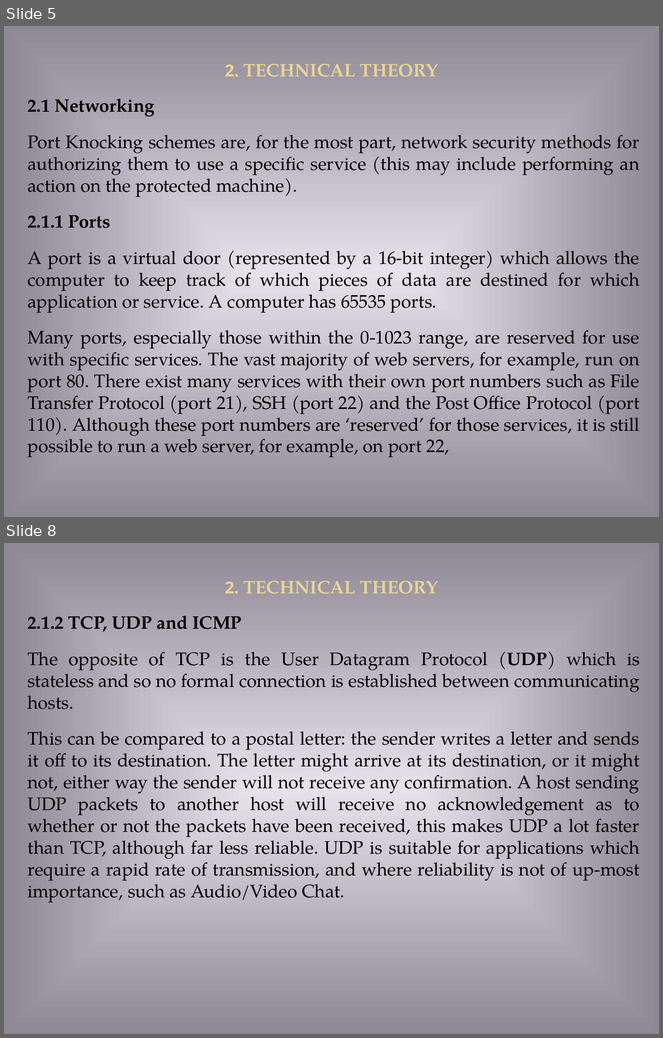
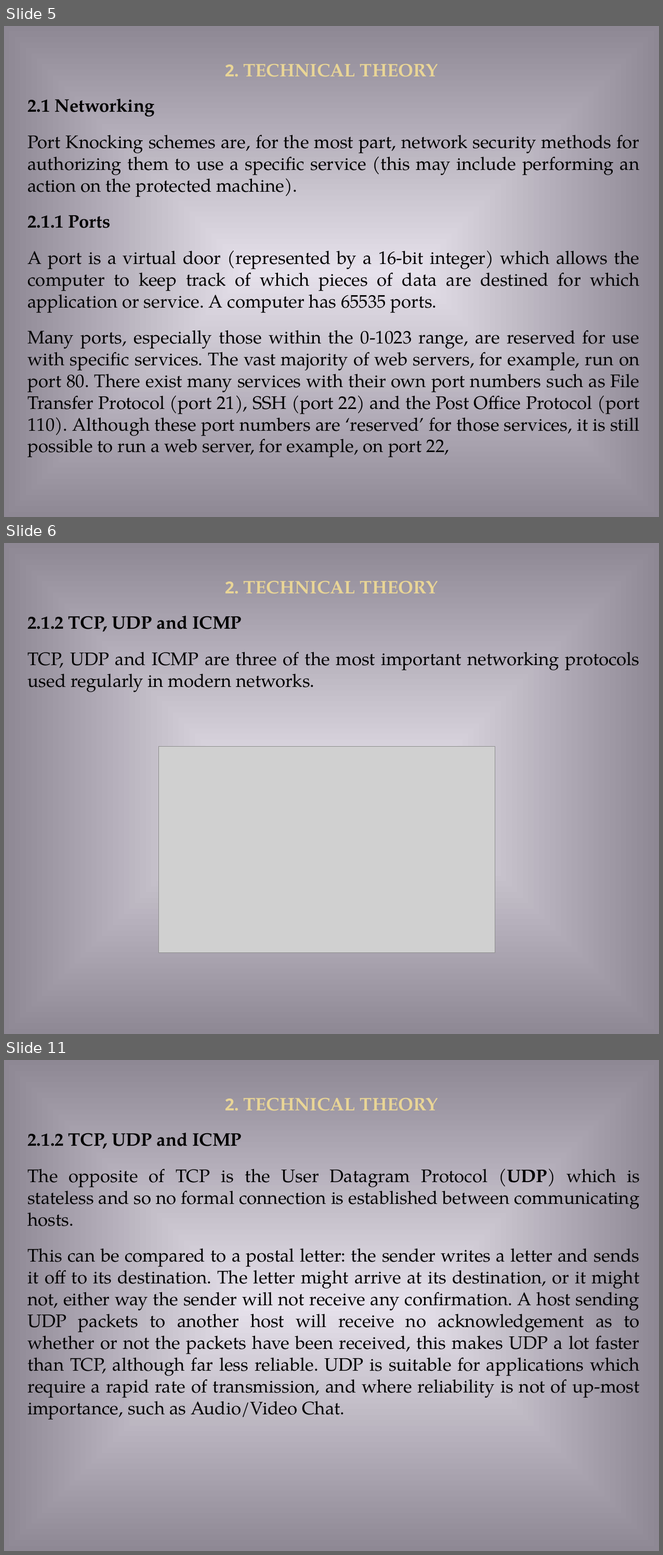
Before and after one commit to ppantelakis/uth_2018a_c_programming_wan_security, a slide deck: Presentation/WAN_SECURITY.ppt. Shown one above the other, each under a label of ours: slides 5 and 8 before the commit, slides 5, 6 and 11 after it; the slides between them are not shown. The pictures are 663x1038 and 663x1555 pixels, drawn with LibreOffice and Linux fonts; fonts in the diff are those of the drawing; grey boxes stand for pictures. Boxes give left, top, right and bottom in pixels: in the first picture for what was removed or moved away, otherwise in the second. Text is boxed around its words. In the diff, an @@ line names an element or a change of style, - is before the commit and + after.

```diff
--- a/Presentation/WAN_SECURITY.ppt
+++ b/Presentation/WAN_SECURITY.ppt
@@ slide 6 added at (4, 543, 659, 1034), background gradient #E6E1EB to #8E8894 @@
@@ text added at (225, 581, 438, 594), 22 pt, text #E9D596, bold @@
+2. TECHNICAL THEORY
@@ text added at (28, 616, 640, 692), 22 pt, text #000000 @@
+2.1.2 TCP, UDP and ICMP
+TCP, UDP and ICMP are three of the most important networking protocols used regularly in modern networks.
@@ picture added at (158, 746, 496, 953) @@
@@ what was slide 8 is now slide 11 @@
```
Also in this commit, not shown: 2 slides changed, 2 other slides added, 3 other files.
